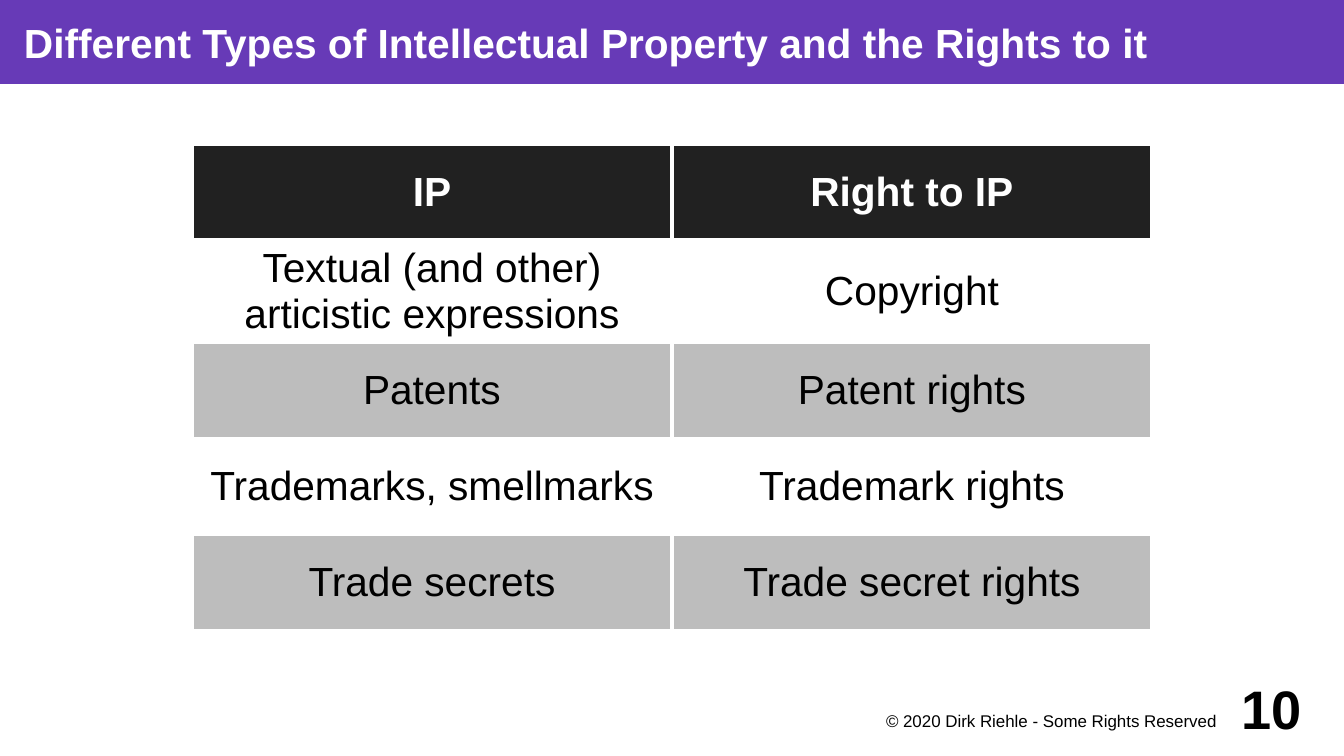
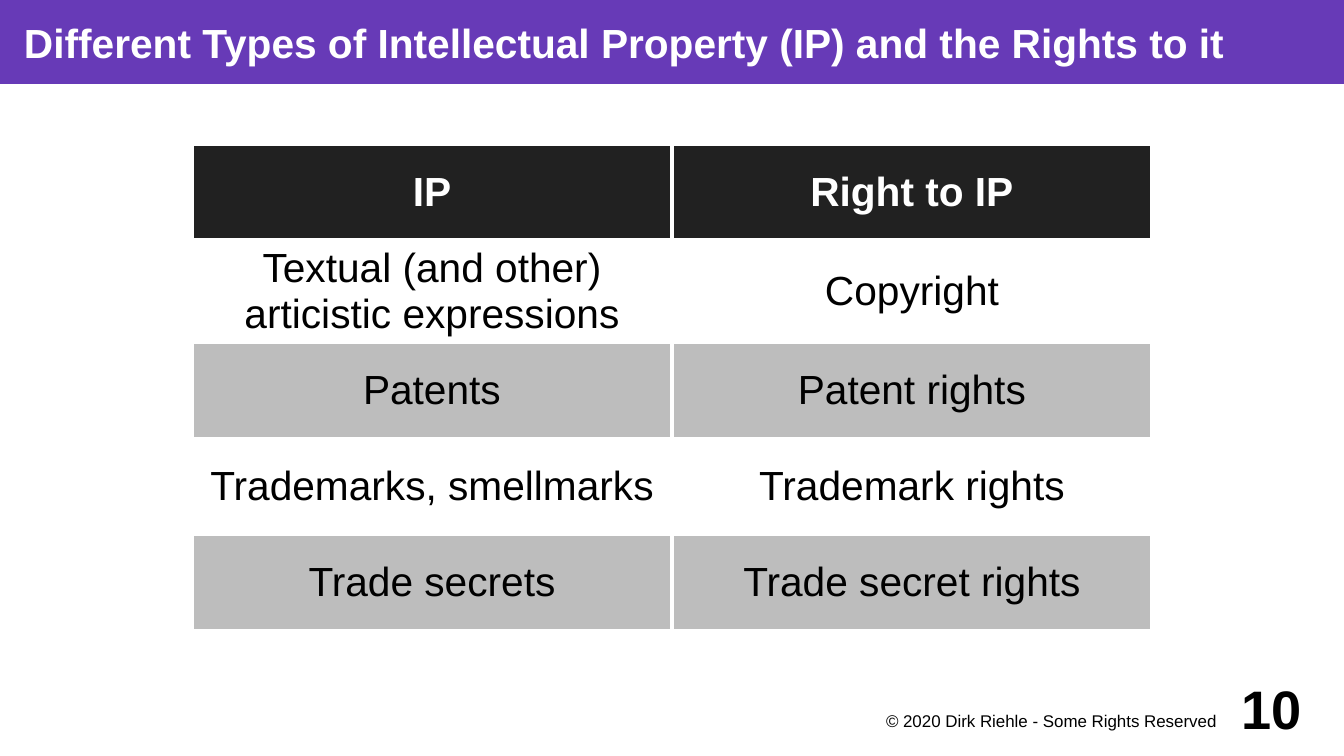
Before and after one commit to dirkriehle/coss-course, a slide deck: slide 10 of Lecture slides/COSS B02 - Software Products.odp. Drawn at 1344x756 pixels with LibreOffice and Linux fonts; fonts in the diff are those of the drawing. Boxes give left, top, right and bottom in pixels: in the first picture for what was removed or moved away, otherwise in the second. Text is boxed around its words. In the diff, an @@ line names an element or a change of style, - is before the commit and + after.

```diff
--- a/Lecture slides/COSS B02 - Software Products.odp
+++ b/Lecture slides/COSS B02 - Software Products.odp
@@ title at <box>24,28,1224,65</box>: text changed @@
-Different Types of Intellectual Property and the Rights to it
+Different Types of Intellectual Property (IP) and the Rights to it
```
Also in this commit, not shown: 12 other slides changed, 1 slide removed, 5 other files.
